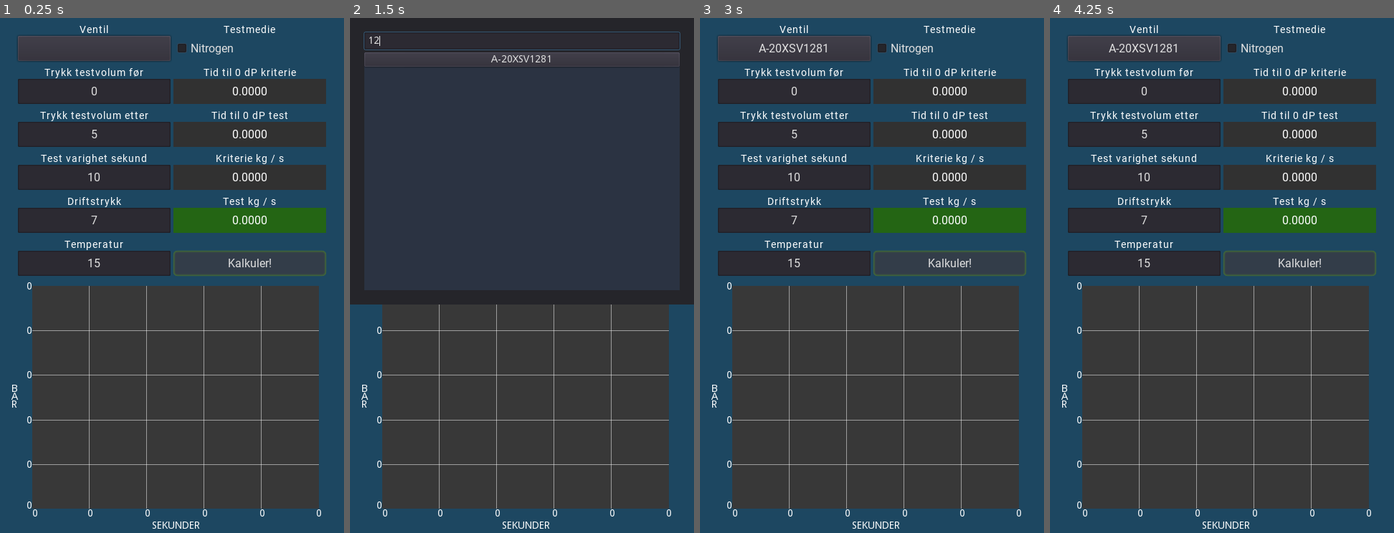
Above: before the commit, frames 1-4 (left to right).
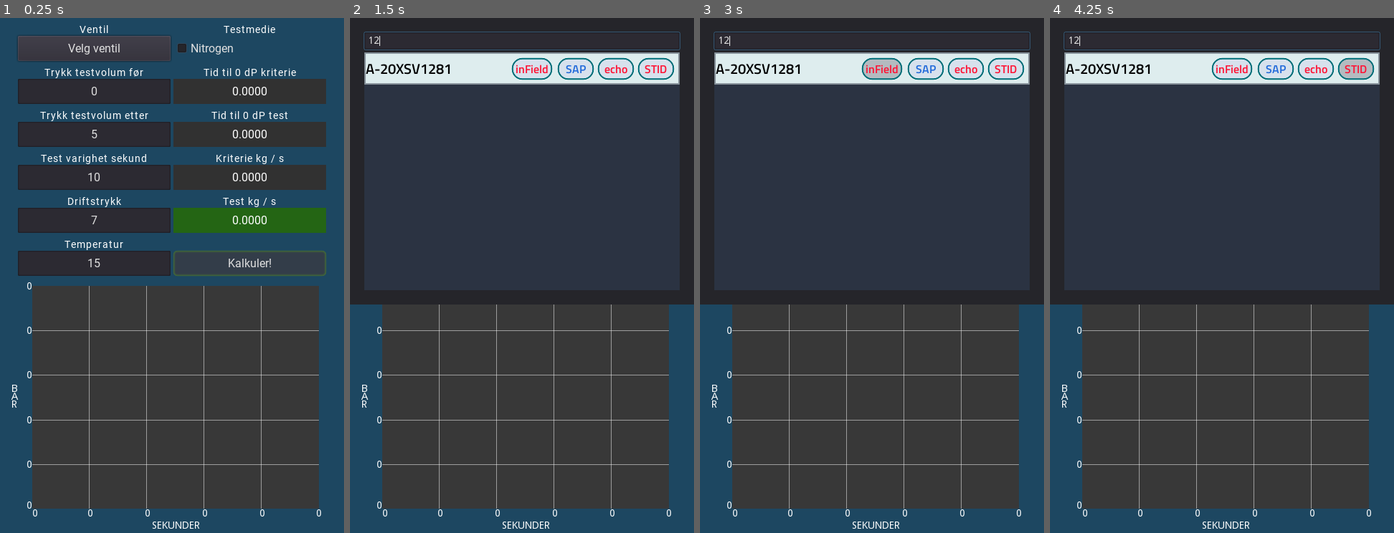
Above: after the commit, the same moments.

Repository: Keroflux/Critical-leak-test
Game: Godot game, scene res://Control.tscn
Same seed, same stepped clock (60 frames per second), same inputs: the game is played once before the commit and once after it.
Inputs (mouse positions are in pixels of both pictures, inside the frame that each line leads up to):
- Up to frame 1 (0.25 s): no input
- Up to frame 2 (1.5 s): click "Ventil" (after the commit: "Velg ventil") at 0.5 s; click (522, 38) at 1.27 s; type "12" at 1.35 s
- Up to frame 3 (3 s): click "Kalkuler!" at 2 s; click "A-20XSV1281" at 2.75 s
- Up to frame 4 (4.25 s): click (1356, 69) at 3.5 s, where only the run after the commit has a clickable "STID"

The runs differ from the first frame. In frame 1, 0.1% of the frame differs, in the area x 19-35%, y 5-8%; in frame 2, 5.7%; in frame 3, 34%, in the area x 0-100%, y 0-56%; in frame 4, 34%.

Commit message:
ny ventil velger

Diff:
--- /dev/null
+++ b/Button.tscn
@@ -0,0 +1,66 @@
+[gd_scene load_steps=6 format=2]
+
+[ext_resource path="res://TitilliumWeb-SemiBold.ttf" type="DynamicFontData" id=1]
+
+[sub_resource type="StyleBoxFlat" id=13]
+bg_color = Color( 0.705882, 0.733333, 0.752941, 1 )
+border_width_left = 2
+border_width_top = 2
+border_width_right = 2
+border_width_bottom = 2
+border_color = Color( 0, 0.435294, 0.47451, 1 )
+corner_radius_top_left = 14
+corner_radius_top_right = 14
+corner_radius_bottom_right = 14
+corner_radius_bottom_left = 14
+corner_detail = 16
+
+[sub_resource type="StyleBoxFlat" id=14]
+bg_color = Color( 0, 0.435294, 0.47451, 1 )
+border_width_left = 2
+border_width_top = 2
+border_width_right = 2
+border_width_bottom = 2
+border_color = Color( 0, 0.435294, 0.47451, 1 )
+corner_radius_top_left = 14
+corner_radius_top_right = 14
+corner_radius_bottom_right = 14
+corner_radius_bottom_left = 14
+corner_detail = 16
+
+[sub_resource type="StyleBoxFlat" id=12]
+bg_color = Color( 0.843137, 0.882353, 0.929412, 1 )
+border_width_left = 2
+border_width_top = 2
+border_width_right = 2
+border_width_bottom = 2
+border_color = Color( 0, 0.435294, 0.47451, 1 )
+corner_radius_top_left = 14
+corner_radius_top_right = 14
+corner_radius_bottom_right = 14
+corner_radius_bottom_left = 14
+corner_detail = 16
+
+[sub_resource type="DynamicFont" id=8]
+font_data = ExtResource( 1 )
+
+[node name="Reload" type="Button"]
+margin_left = 204.0
+margin_right = 325.0
+margin_bottom = 30.0
+rect_min_size = Vector2( 100, 20 )
+hint_tooltip = "Lagrer .txt fil med TAG i
+Documents"
+focus_mode = 0
+custom_styles/hover = SubResource( 13 )
+custom_styles/pressed = SubResource( 14 )
+custom_styles/normal = SubResource( 12 )
+custom_fonts/font = SubResource( 8 )
+custom_colors/font_color = Color( 0.239216, 0.239216, 0.239216, 1 )
+custom_colors/font_color_hover = Color( 0.239216, 0.239216, 0.239216, 1 )
+custom_colors/font_color_pressed = Color( 0.239216, 0.239216, 0.239216, 1 )
+enabled_focus_mode = 0
+text = "   Søke etter tag  "
+__meta__ = {
+"_edit_use_anchors_": false
+}
--- a/Control.tscn
+++ b/Control.tscn
@@ -70,6 +70,7 @@
 rect_min_size = Vector2( 0, 35 )
 size_flags_horizontal = 3
 custom_fonts/font = ExtResource( 4 )
+text = "Velg ventil"
 
 [node name="Label" type="Label" parent="VBoxContainer/MarginContainer/HBoxContainer/VBoxContainer/OptionButton"]
 anchor_right = 1.0
--- /dev/null
+++ b/Tagbutton.gd
@@ -0,0 +1,41 @@
+extends Control
+
+
+
+func _on_STID_pressed():
+	OS.shell_open("https://stid.equinor.com/JSV/tag/" + name)
+
+
+func _on_Echo_pressed():
+	var plant
+	if name.begins_with("L"):
+		plant = "JSL"
+	if name.begins_with("A"):
+		plant = "JSA"
+	elif name.begins_with("D"):
+		plant = "JSD"
+	elif name.begins_with("R"):
+		plant = "JSR"
+	else:
+		plant = "JSB"
+	OS.shell_open("echo://tag/?tag=" + str(name) + "&plant=" + str(plant))
+
+
+
+func _on_SAP_pressed():
+	var plant
+	if name.begins_with("L"):
+		plant = "1900-"
+	if name.begins_with("A"):
+		plant = "1901-"
+	elif name.begins_with("D"):
+		plant = "1902-"
+	elif name.begins_with("R"):
+		name = "1903-"
+	else:
+		name = "1904-"
+	OS.shell_open("https://p03web.statoil.no/sap/bc/webdynpro/sap/zompm_lookup_eq_info?run=x&tplnr=" + plant + name)
+
+
+func _on_Hub_pressed():
+	OS.shell_open("https://echo.equinor.com/tags?instCode=JSV&tagNo=" + name)
--- /dev/null
+++ b/Tagbutton.tscn
@@ -0,0 +1,164 @@
+[gd_scene load_steps=11 format=2]
+
+[ext_resource path="res://TitilliumWeb-SemiBold.ttf" type="DynamicFontData" id=1]
+[ext_resource path="res://Tagbutton.gd" type="Script" id=2]
+[ext_resource path="res://Button.tscn" type="PackedScene" id=3]
+
+[sub_resource type="DynamicFont" id=3]
+size = 20
+font_data = ExtResource( 1 )
+
+[sub_resource type="StyleBoxFlat" id=1]
+bg_color = Color( 0.113725, 0.666667, 0.796078, 1 )
+
+[sub_resource type="StyleBoxFlat" id=2]
+bg_color = Color( 0.870588, 0.929412, 0.933333, 1 )
+border_width_left = 2
+border_width_top = 2
+border_width_right = 2
+border_width_bottom = 2
+border_color = Color( 0.529412, 0.572549, 0.603922, 1 )
+
+[sub_resource type="DynamicFont" id=8]
+font_data = ExtResource( 1 )
+
+[sub_resource type="StyleBoxFlat" id=13]
+bg_color = Color( 0.705882, 0.733333, 0.752941, 1 )
+border_width_left = 2
+border_width_top = 2
+border_width_right = 2
+border_width_bottom = 2
+border_color = Color( 0, 0.435294, 0.47451, 1 )
+corner_radius_top_left = 14
+corner_radius_top_right = 14
+corner_radius_bottom_right = 14
+corner_radius_bottom_left = 14
+corner_detail = 16
+
+[sub_resource type="StyleBoxFlat" id=14]
+bg_color = Color( 0, 0.435294, 0.47451, 1 )
+border_width_left = 2
+border_width_top = 2
+border_width_right = 2
+border_width_bottom = 2
+border_color = Color( 0, 0.435294, 0.47451, 1 )
+corner_radius_top_left = 14
+corner_radius_top_right = 14
+corner_radius_bottom_right = 14
+corner_radius_bottom_left = 14
+corner_detail = 16
+
+[sub_resource type="StyleBoxFlat" id=12]
+bg_color = Color( 0.843137, 0.882353, 0.929412, 1 )
+border_width_left = 2
+border_width_top = 2
+border_width_right = 2
+border_width_bottom = 2
+border_color = Color( 0, 0.435294, 0.47451, 1 )
+corner_radius_top_left = 14
+corner_radius_top_right = 14
+corner_radius_bottom_right = 14
+corner_radius_bottom_left = 14
+corner_detail = 16
+
+[node name="Tagbutton" type="Control"]
+anchor_right = 1.0
+margin_right = 3.05176e-05
+margin_bottom = 40.0
+rect_min_size = Vector2( 250, 45 )
+size_flags_horizontal = 3
+size_flags_vertical = 0
+script = ExtResource( 2 )
+
+[node name="Button" type="Button" parent="."]
+anchor_right = 1.0
+anchor_bottom = 1.0
+size_flags_horizontal = 3
+size_flags_vertical = 3
+custom_colors/font_color = Color( 0, 0, 0, 1 )
+custom_colors/font_color_hover = Color( 0, 0, 0, 1 )
+custom_fonts/font = SubResource( 3 )
+custom_styles/hover = SubResource( 1 )
+custom_styles/normal = SubResource( 2 )
+text = "A-23PT0630"
+align = 0
+
+[node name="STID" parent="." instance=ExtResource( 3 )]
+anchor_left = 1.0
+anchor_top = 0.5
+anchor_right = 1.0
+anchor_bottom = 0.5
+margin_left = -58.0001
+margin_top = -14.5
+margin_right = -8.00003
+margin_bottom = 15.5
+rect_min_size = Vector2( 50, 20 )
+hint_tooltip = "Åpner tag i STID"
+custom_colors/font_color = Color( 1, 0.0705882, 0.203922, 1 )
+custom_colors/font_color_hover = Color( 1, 0.0705882, 0.203922, 1 )
+custom_colors/font_color_pressed = Color( 1, 0.0705882, 0.203922, 1 )
+text = "STID"
+
+[node name="Echo" parent="." instance=ExtResource( 3 )]
+anchor_left = 1.0
+anchor_top = 0.5
+anchor_right = 1.0
+anchor_bottom = 0.5
+margin_left = -114.0
+margin_top = -14.5
+margin_right = -64.0
+margin_bottom = 15.5
+rect_min_size = Vector2( 50, 20 )
+hint_tooltip = "Åpner tag i echo"
+custom_colors/font_color = Color( 1, 0.0705882, 0.203922, 1 )
+custom_colors/font_color_hover = Color( 1, 0.0705882, 0.203922, 1 )
+custom_colors/font_color_pressed = Color( 1, 0.0705882, 0.203922, 1 )
+text = "echo"
+
+[node name="Hub" parent="." instance=ExtResource( 3 )]
+anchor_left = 1.0
+anchor_top = 0.5
+anchor_right = 1.0
+anchor_bottom = 0.5
+margin_left = -234.0
+margin_top = -14.5
+margin_right = -178.0
+margin_bottom = 15.5
+rect_min_size = Vector2( 50, 20 )
+hint_tooltip = "Åpner tag i echo"
+custom_colors/font_color = Color( 1, 0.0705882, 0.203922, 1 )
+custom_colors/font_color_hover = Color( 1, 0.0705882, 0.203922, 1 )
+custom_colors/font_color_pressed = Color( 1, 0.0705882, 0.203922, 1 )
+custom_fonts/font = SubResource( 8 )
+custom_styles/hover = SubResource( 13 )
+custom_styles/pressed = SubResource( 14 )
+custom_styles/normal = SubResource( 12 )
+text = "inField"
+
+[node name="SAP" type="Button" parent="."]
+anchor_left = 1.0
+anchor_top = 0.5
+anchor_right = 1.0
+anchor_bottom = 0.5
+margin_left = -170.0
+margin_top = -14.5
+margin_right = -120.0
+margin_bottom = 15.5
+rect_min_size = Vector2( 50, 20 )
+hint_tooltip = "Åpner tag i echo"
+focus_mode = 0
+custom_colors/font_color = Color( 0.121569, 0.407843, 0.854902, 1 )
+custom_colors/font_color_hover = Color( 0.121569, 0.407843, 0.854902, 1 )
+custom_colors/font_color_pressed = Color( 0.121569, 0.407843, 0.854902, 1 )
+custom_fonts/font = SubResource( 8 )
+custom_styles/hover = SubResource( 13 )
+custom_styles/pressed = SubResource( 14 )
+custom_styles/normal = SubResource( 12 )
+enabled_focus_mode = 0
+text = "SAP"
+
+[connection signal="pressed" from="Button" to="." method="_on_Button_pressed"]
+[connection signal="pressed" from="STID" to="." method="_on_STID_pressed"]
+[connection signal="pressed" from="Echo" to="." method="_on_Echo_pressed"]
+[connection signal="pressed" from="Hub" to="." method="_on_Hub_pressed"]
+[connection signal="pressed" from="SAP" to="." method="_on_SAP_pressed"]
--- a/ValveSelector.gd
+++ b/ValveSelector.gd
@@ -1,5 +1,6 @@
 extends Control
 
+var button = preload("res://Tagbutton.tscn")
 
 func _ready():
 	refresh("")
@@ -10,12 +11,12 @@
 		child.queue_free()
 	for key in VALVES.valves:
 		if key.match("*" + text.to_upper() + "*"):
-			var button = Button.new()
-			$"%Valves".add_child(button)
-			button.text = key
-			button.name = key
-			button.connect("pressed", get_parent(), "_set_valve", [key])
-			button.connect("pressed", self, "close")
+			var a = button.instance()
+			$"%Valves".add_child(a)
+			a.get_child(0).text = key
+			a.name = key
+			a.get_child(0).connect("pressed", get_parent(), "_set_valve", [key])
+			a.get_child(0).connect("pressed", self, "close")
 
 
 func close():
Binary file added: TitilliumWeb-Regular.ttf
Binary file added: TitilliumWeb-SemiBold.ttf
Binary file added: x-mark-3-24.png
Not shown, added: x-mark-3-24.png.import
